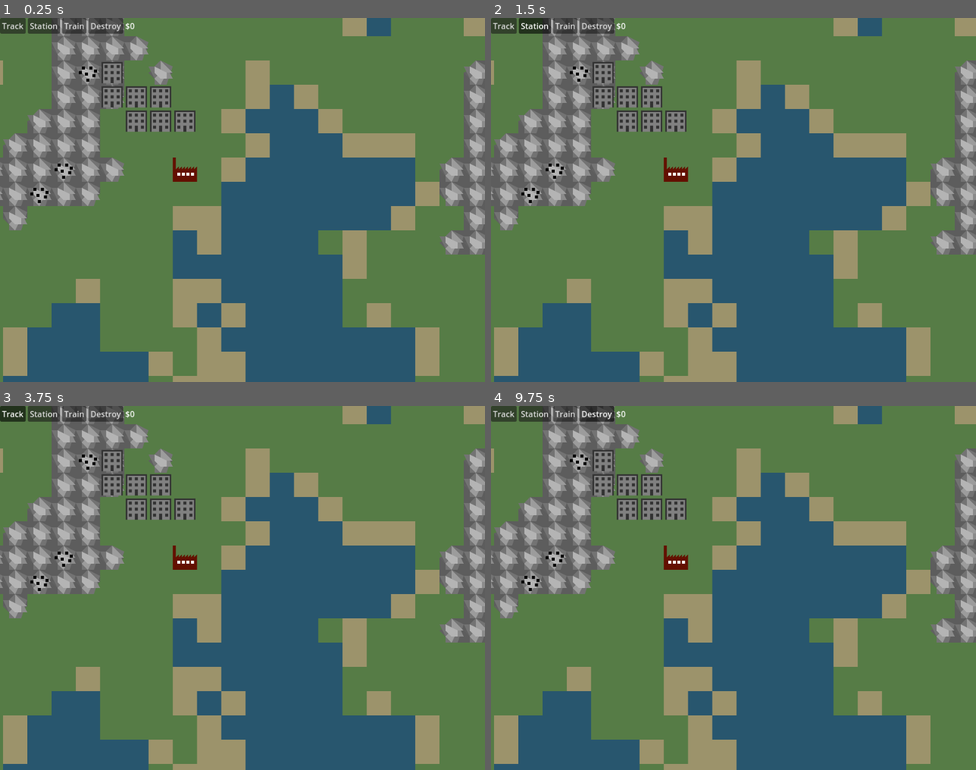
Above: before the commit, frames 1-4 (two rows, left to right).
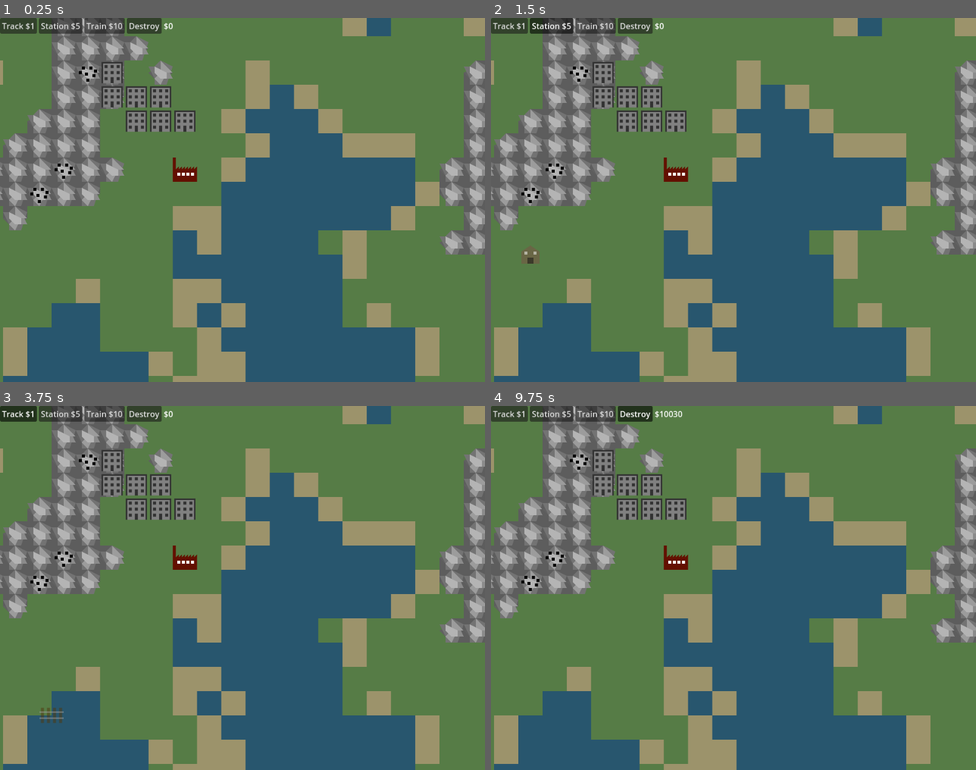
Above: after the commit, the same moments.

Repository: Godsmith/trainfinity3
Game: Godot game, scene res://scenes/overground.tscn
Two runs of this game, one before a commit and one after it. Both use one fixed random seed, a clock stepped at 60 frames per second and the inputs below.
Inputs (mouse positions are in pixels of both pictures, inside the frame that each line leads up to):
- Up to frame 1 (0.25 s): no input
- Up to frame 2 (1.5 s): click "Track" (after the commit: "Track $1") at 0.5 s; click "Station" (after the commit: "Station $5") at 1.25 s
- Up to frame 3 (3.75 s): click "Train" (after the commit: "Train $10") at 2 s; click "Destroy" at 2.75 s; click "Track" (after the commit: "Track $1") at 3.5 s
- Up to frame 4 (9.75 s): click "Station" (after the commit: "Station $5") at 4.25 s; click "Train" (after the commit: "Train $10") at 5 s; click "Destroy" at 5.75 s; click "Track" (after the commit: "Track $1") at 6.5 s; click "Station" (after the commit: "Station $5") at 7.25 s; click "Train" (after the commit: "Train $10") at 8 s; click "Destroy" at 8.75 s; tap Enter at 9.5 s; move the mouse to (651, 580) at 9.52 s; tap X at 9.6 s; click (651, 580) at 9.67 s

The runs differ from the first frame. In frame 1, 0.6% of the frame differs, in the area x 5-36%, y 0-5%; in frame 2, 0.7%; in frame 3, 0.8%, in the area x 5-36%, y 0-88%; in frame 4, 0.7%.
Error before the commit: Parse Error: Could not resolve super class inheritance from "res://scripts/game.gd". (res://scripts/overground.gd:1)

Commit message:
Create platforms after creating stations

Diff:
--- a/scripts/game.gd
+++ b/scripts/game.gd
@@ -7,6 +7,7 @@
 enum GUI_STATE {NONE, TRACK, STATION, TRAIN1, TRAIN2, LIGHT, DESTROY}
 
 const STATION = preload("res://scenes/station.tscn")
+const PLATFORM = preload("res://scenes/platform.tscn")
 const TRAIN = preload("res://scenes/train.tscn")
 const TRACK = preload("res://scenes/track.tscn")
 const LIGHT = preload("res://scenes/light.tscn")
@@ -282,6 +283,7 @@
 	station.station_clicked.connect(_station_clicked)
 	add_child(station)
 	bank.buy(Global.Asset.STATION)
+	_create_platforms(Vector2i(station_position))
 
 func _station_clicked(station: Station):
 	if gui_state == GUI_STATE.TRAIN1:
@@ -353,6 +355,21 @@
 ######################################################################
 
 func _create_platforms(station_position: Vector2i):
+	var legal_platform_positions = _get_legal_platform_positions()
+	var platform_positions = []
+	var potential_platform_positions = Global.orthogonally_adjacent(station_position)
+	while potential_platform_positions:
+		var pos = potential_platform_positions.pop_back()
+		if pos not in platform_positions and pos in legal_platform_positions:
+			platform_positions.append(pos)
+			potential_platform_positions.append_array(Global.orthogonally_adjacent(pos))
+	for pos in platform_positions:
+		var platform = PLATFORM.instantiate()
+		platform.position = pos
+		add_child(platform)
+
+
+func _get_legal_platform_positions() -> Array[Vector2i]:
 	var tracks_from_position: Dictionary[Vector2i, Array] = {}
 	for track in tracks.values():
 		if not track.pos1 in tracks_from_position:
@@ -363,13 +380,17 @@
 		tracks_from_position[track.pos2].append(track)
 
 	var legal_platform_positions: Array[Vector2i] = []
-	for position_rotation in tracks:
-		var potential_positions = Global.orthogonally_adjacent(Vector2i(position_rotation.x, position_rotation.y))
-		while potential_positions:
-			var potential_position = potential_positions.pop_back()
-			if potential_position in tracks_from_position and potential_position not in legal_platform_positions:
-				if len(tracks_from_position[potential_position]) == 1:
-					legal_platform_positions.append(potential_position)
-				elif len(tracks_from_position[potential_position]) == 2:
+	for track_position in tracks_from_position:
+		if len(tracks_from_position[track_position]) == 1:
+			var other_track_position = tracks_from_position[track_position][0].other_position(track_position)
+			if Global.is_orthogonally_adjacent(track_position, other_track_position):
+				legal_platform_positions.append(track_position)
+		elif len(tracks_from_position[track_position]) == 2:
+			var other_track_position1 = tracks_from_position[track_position][0].other_position(track_position)
+			var other_track_position2 = tracks_from_position[track_position][1].other_position(track_position)
+			if other_track_position1.x == other_track_position2.x or other_track_position1.y == other_track_position2.y:
+				legal_platform_positions.append(track_position)
+	return legal_platform_positions
+
 	# for adjacent_positions in Global.orthogonally_adjacent(station.global_position.snapped(TILE)):
 	# 	pass
--- a/scripts/track.gd
+++ b/scripts/track.gd
@@ -58,3 +58,12 @@
 func _on_input_event(_viewport: Node, event: InputEvent, _shape_idx: int) -> void:
 	if event is InputEventMouseButton and event.button_index == MOUSE_BUTTON_LEFT and event.is_pressed():
 		track_clicked.emit(self)
+
+func other_position(pos: Vector2i) -> Vector2i:
+	if pos == pos1:
+		return pos2
+	elif pos == pos2:
+		return pos1
+	else:
+		assert(false, "pos neither pos1 nor pos2")
+		return pos1
Not shown, changed: TODO.md
